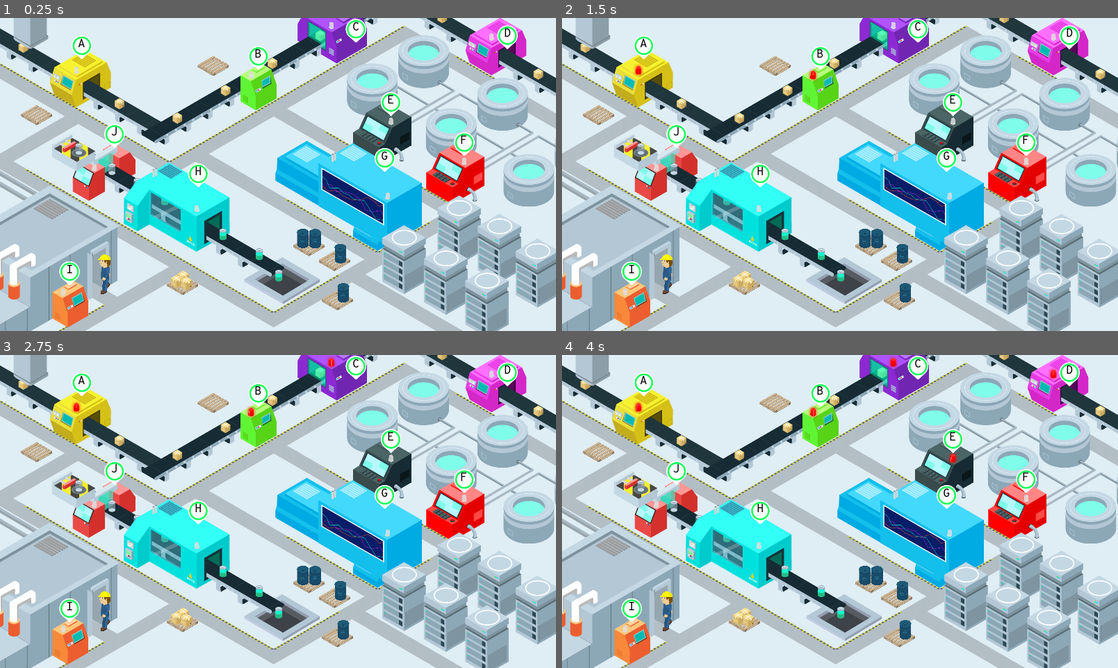
Above: before the commit, frames 1-4 (two rows, left to right).
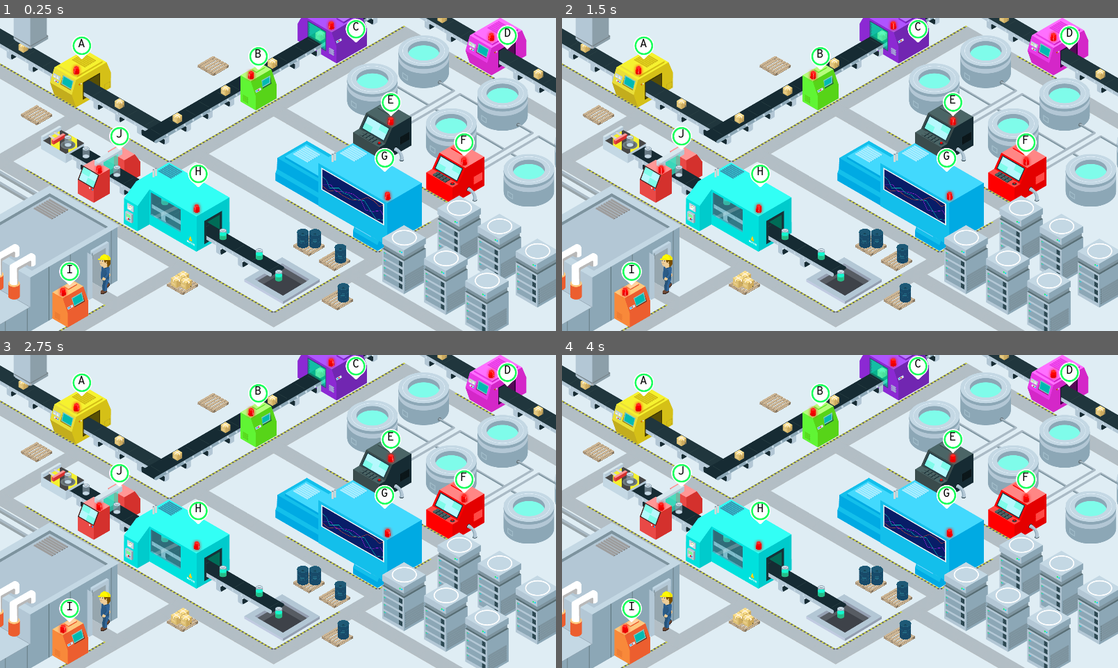
Above: after the commit, the same moments.

Repository: rhdemo/2019-demo4-dashboard
Game: Godot game, scene res://iso_factory.tscn
The game is run twice, just before and just after one commit, with the same random seed, the same clock (stepped at 60 frames per second) and the same inputs.
Inputs (mouse positions are in pixels of both pictures, inside the frame that each line leads up to):
- Up to frame 1 (0.25 s): no input
- Up to frame 2 (1.5 s): move the mouse to (645, 46) at 0.52 s; click (645, 46) at 0.67 s; move the mouse to (817, 58) at 1.27 s; click (817, 58) at 1.42 s
- Up to frame 3 (2.75 s): tap Enter at 2 s; move the mouse to (355, 367) at 2.02 s; click (355, 367) at 2.17 s
- Up to frame 4 (4 s): move the mouse to (1067, 373) at 2.77 s; click (1067, 373) at 2.92 s; move the mouse to (951, 439) at 3.52 s; click (951, 439) at 3.67 s

The runs differ from the first frame. In frame 1, 2.2% of the frame differs, in the area x 7-90%, y 0-90%; in frame 2, 2.1%; in frame 3, 2.0%; in frame 4, 1.9%.

Commit message:
Working stuff

Diff:
--- a/iso_factory.tscn
+++ b/iso_factory.tscn
@@ -39,6 +39,7 @@
 [node name="WebSocket" type="Node" parent="."]
 
 [node name="static_assets" type="Node2D" parent="."]
+editor/display_folded = true
 
 [node name="pallet-barrel-2" type="Sprite" parent="static_assets"]
 position = Vector2( 1066.97, 774.783 )
@@ -93,8 +94,8 @@
 texture = ExtResource( 7 )
 
 [node name="machine-10-sm-pusher" type="Sprite" parent="static_assets"]
-position = Vector2( 243.812, 463.589 )
-z_index = 6
+position = Vector2( 206.139, 436.191 )
+z_index = 3
 texture = ExtResource( 8 )
 
 [node name="server-stack5" type="Sprite" parent="static_assets"]
@@ -124,14 +125,14 @@
 position = Vector2( 349.434, 830 )
 texture = ExtResource( 12 )
 
-[node name="MachineA" parent="." instance=ExtResource( 13 )]
+[node name="machine-0" parent="." instance=ExtResource( 13 )]
 position = Vector2( 282.139, 175.623 )
 healthbar_location = Vector2( 0, -75 )
 light_location = Vector2( -18, 5 )
 machine_name = "A"
 tex = ExtResource( 14 )
 
-[node name="MachineB" parent="." instance=ExtResource( 13 )]
+[node name="machine-1" parent="." instance=ExtResource( 13 )]
 position = Vector2( 892.282, 237.257 )
 z_index = 4
 healthbar_location = Vector2( 0, -100 )
@@ -139,42 +140,42 @@
 machine_name = "B"
 tex = ExtResource( 15 )
 
-[node name="MachineC" parent="." instance=ExtResource( 13 )]
+[node name="machine-2" parent="." instance=ExtResource( 13 )]
 position = Vector2( 929.045, 175.608 )
 healthbar_location = Vector2( 300, -132 )
 light_location = Vector2( 215, -150 )
 machine_name = "C"
 tex = ExtResource( 16 )
 
-[node name="MachineD" parent="." instance=ExtResource( 13 )]
+[node name="machine-3" parent="." instance=ExtResource( 13 )]
 position = Vector2( 1702.08, 115.803 )
 healthbar_location = Vector2( 50, -50 )
 light_location = Vector2( -5, -50 )
 machine_name = "D"
 tex = ExtResource( 17 )
 
-[node name="MachineE" parent="." instance=ExtResource( 13 )]
+[node name="machine-4" parent="." instance=ExtResource( 13 )]
 position = Vector2( 1319.92, 396.222 )
 healthbar_location = Vector2( 30, -100 )
 light_location = Vector2( 30, -40 )
 machine_name = "E"
 tex = ExtResource( 18 )
 
-[node name="MachineF" parent="." instance=ExtResource( 13 )]
+[node name="machine-5" parent="." instance=ExtResource( 13 )]
 position = Vector2( 1572.79, 534.713 )
 healthbar_location = Vector2( 30, -100 )
 light_location = Vector2( 30, -40 )
 machine_name = "F"
 tex = ExtResource( 19 )
 
-[node name="MachineG" parent="." instance=ExtResource( 13 )]
+[node name="machine-6" parent="." instance=ExtResource( 13 )]
 position = Vector2( 1278.5, 739.292 )
 healthbar_location = Vector2( 50, -250 )
 light_location = Vector2( 60, -125 )
 machine_name = "G"
 tex = ExtResource( 20 )
 
-[node name="MachineH" parent="." instance=ExtResource( 13 )]
+[node name="machine-7" parent="." instance=ExtResource( 13 )]
 position = Vector2( 764.533, 742.808 )
 z_index = 4
 healthbar_location = Vector2( -80, -200 )
@@ -182,7 +183,7 @@
 machine_name = "H"
 tex = ExtResource( 21 )
 
-[node name="MachineI" parent="." instance=ExtResource( 13 )]
+[node name="machine-8" parent="." instance=ExtResource( 13 )]
 position = Vector2( 60, 830 )
 z_index = 7
 healthbar_location = Vector2( 180, 50 )
@@ -190,8 +191,9 @@
 machine_name = "I"
 tex = ExtResource( 22 )
 
-[node name="MachineJ" parent="." instance=ExtResource( 13 )]
-position = Vector2( 370.384, 531.181 )
+[node name="machine-9" parent="." instance=ExtResource( 13 )]
+position = Vector2( 387.508, 538.03 )
+z_index = 3
 healthbar_location = Vector2( 25, -125 )
 light_location = Vector2( -45, -15 )
 machine_name = "J"
--- a/scripts/dashboard.gd
+++ b/scripts/dashboard.gd
@@ -27,17 +27,17 @@
 var lineColors = [Color.red, Color.green, Color.blue, Color.orange, Color.purple]
 var mechanics = []
 var machines = [
-	{name: "machine-a", "coords": Vector2(7,3), "color": Color.yellow},
-	{name: "machine-b", "coords": Vector2(16,-5), "color": Color.green},
-	{name: "machine-c", "coords": Vector2(16, -11), "color": Color.purple},
-	{name: "machine-d", "coords": Vector2(21,-15), "color": Color.pink},
-	{name: "machine-e", "coords": Vector2(22,-5), "color": Color.black},
-	{name: "machine-f", "coords": Vector2(28,-5), "color": Color.maroon},
-	{name: "machine-g", "coords": Vector2(29,1), "color": Color.blue},
-	{name: "machine-h", "coords": Vector2(19,9), "color": Color.lightblue},
-	{name: "machine-i", "coords": Vector2(23,16), "color": Color.orange},
-	{name: "machine-j", "coords": Vector2(14,9), "color": Color.red},
-	{name: "gate", "coords": Vector2(22,14), "color": Color.white}
+	{"name": "machine-1", "coords": Vector2(7,3), "color": Color.yellow},
+	{"name": "machine-2", "coords": Vector2(16,-5), "color": Color.green},
+	{"name": "machine-c", "coords": Vector2(16, -11), "color": Color.purple},
+	{"name": "machine-d", "coords": Vector2(21,-15), "color": Color.pink},
+	{"name": "machine-e", "coords": Vector2(22,-5), "color": Color.black},
+	{"name": "machine-f", "coords": Vector2(28,-5), "color": Color.maroon},
+	{"name": "machine-g", "coords": Vector2(29,1), "color": Color.blue},
+	{"name": "machine-h", "coords": Vector2(19,9), "color": Color.lightblue},
+	{"name": "machine-i", "coords": Vector2(23,16), "color": Color.orange},
+	{"name": "machine-j", "coords": Vector2(15,9), "color": Color.red},
+	{"name": "gate", "coords": Vector2(22,14), "color": Color.white}
 	]
 #var distance_matrix = "";
 
@@ -64,16 +64,17 @@
 		var coords = m.coords #map.map_to_world(machines[m].coords)
 		coords.y += .5
 		m.coords = coords
+	#get_matrix()
 
 func get_matrix():
 	var csv_array = []
 	var headings = ["machine name", "x", "y", "machine-1", "machine-2", "machine-3", "machine-4", "machine-5", "machine-6", "machine-7", "machine-8", "machine-9", "machine-10", "gate"]
 	csv_array.append(headings)
 	for pt in machines:
-		var ptDist = [pt,map.map_to_world(machines[pt].coords).x, map.map_to_world(machines[pt].coords).y]
-		var start = map.map_to_world(machines[pt].coords) #$TileMap.map_to_world(machines[pt]);
+		var ptDist = [pt['name'],map.map_to_world(pt.coords).x, map.map_to_world(pt.coords).y]
+		var start = map.map_to_world(pt.coords) #$TileMap.map_to_world(machines[pt]);
 		for g in machines:
-			var goal = map.map_to_world(machines[g].coords) #$TileMap.map_to_world(machines[g])
+			var goal = map.map_to_world(g.coords) #$TileMap.map_to_world(machines[g])
 			var dist = 0
 			var pth = nav.get_simple_path(start, goal)
 			if start != goal:
--- a/scripts/machine.gd
+++ b/scripts/machine.gd
@@ -13,7 +13,7 @@
 
 # Called when the node enters the scene tree for the first time.
 func _ready():
-	connect("machine_damaged", self, "_on_health_machine_damaged")
+	get_parent().connect("machine_health", self, "_on_machine_health")
 	self.texture = tex
 
 	$health/label.text = self.machine_name
@@ -26,16 +26,21 @@
 
 # Called every frame. 'delta' is the elapsed time since the previous frame.
 func _process(delta):
+	if health < 934318851427100800:
+		$light/anim.play("alert")
+	else:
+		$light/anim.current_animation == 'alert'
+		$light/anim.play("healthy")
 	$health.health = self.health
-	$light.set_position(self.light_location)
-	$health.set_position(self.healthbar_location)
+
+	#$light.set_position(self.light_location)
+	#$health.set_position(self.healthbar_location)
 	#print(machine_name, " HEALTH:", $health.health)
 
-func _on_health_machine_damaged(data):
-	if $light/anim.current_animation == 'alert':
-		$light/anim.play("healthy")
-	else:
-		$light/anim.play("alert")
+func _on_machine_health(data):
+	#print(self.name, data)
+	if data.id == self.name:
+		health = data.value
 
 
 func _on_health_machine_repaired(data):
Not shown, changed: README.md
Not shown, changed: nginx/index.html
Not shown, changed: nginx/index.pck
